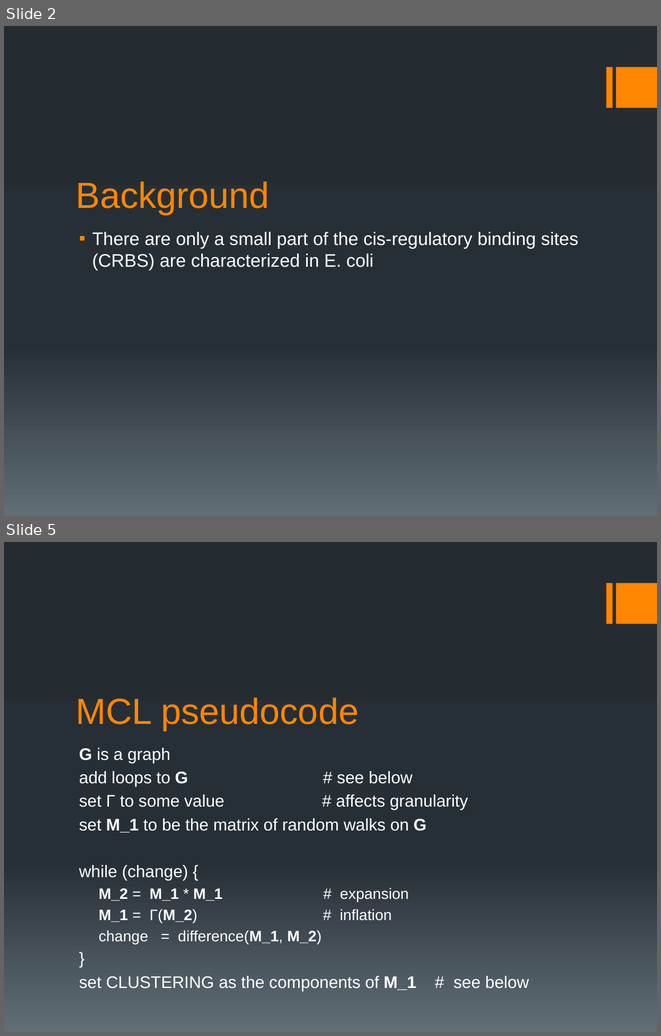
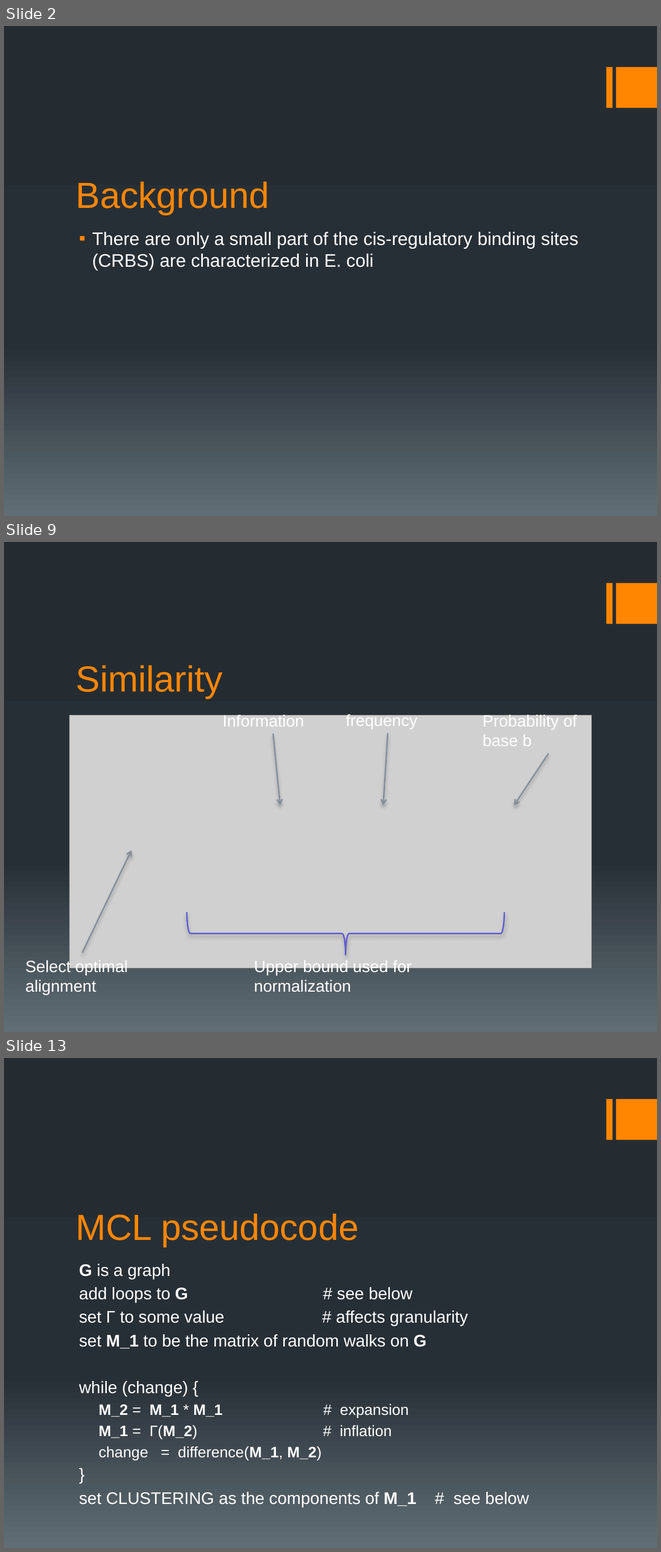
Before and after one commit to ship561/final-project, a slide deck: bioinformatics presentation.pptx. Shown one above the other, each under a label of ours: slides 2 and 5 before the commit, slides 2, 9 and 13 after it; the slides between them are not shown. The pictures are 661x1036 and 661x1552 pixels, drawn with LibreOffice and Linux fonts; fonts in the diff are those of the drawing; grey boxes stand for pictures. Boxes give left, top, right and bottom in pixels: in the first picture for what was removed or moved away, otherwise in the second. Text is boxed around its words. In the diff, an @@ line names an element or a change of style, - is before the commit and + after.

```diff
--- a/bioinformatics presentation.pptx
+++ b/bioinformatics presentation.pptx
@@ slide 9 added at (4, 542, 657, 1032), background gradient #242C33 to #273037 to #636D76; not listed: 2 template elements that a slide beside it also shows @@
@@ title added at (76, 665, 223, 698), 40 pt, text #FF8600 @@
+Similarity
@@ picture added at (69, 715, 592, 968) @@
@@ text added at (222, 713, 304, 726), 18 pt, text #FFFFFF @@
+Information
@@ text added at (346, 713, 417, 729), 18 pt, text #FFFFFF @@
+frequency
@@ text added at (483, 714, 577, 746), 18 pt, text #FFFFFF @@
+Probability of base b
@@ arrow added from (273, 733) to (280, 805), #838D9B 1.5 pt @@
@@ arrow added from (388, 733) to (383, 805), #838D9B 1.5 pt @@
@@ arrow added from (548, 753) to (514, 805), #838D9B 1.5 pt @@
@@ arrow added from (82, 952) to (131, 850), #838D9B 1.5 pt @@
@@ left brace added at (186, 912, 504, 954), outline #5D5AD2 1.5 pt @@
@@ text added at (25, 959, 127, 994), 18 pt, text #FFFFFF @@
+Select optimal alignment
@@ text added at (254, 960, 412, 992), 18 pt, text #FFFFFF @@
+Upper bound used for normalization
@@ what was slide 5 is now slide 13 @@
```
Also in this commit, not shown: 4 slides changed, 11 other slides added, 2 slides removed, 1 other file.
